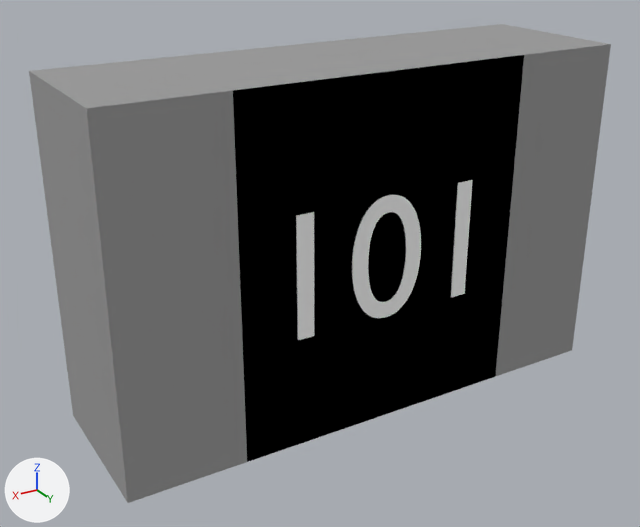
Before and after pictures for a commit that changed the Blender file Pcb/Resistors/Smd_0805/3D_View/390k_0805.blend.
Camera for both pictures: a camera (50 mm lens) standing at (0.695, 1.221, 0.501) and looking at (0.038, 0.126, -0.046). Lighting does not change. The marker at lower left points along +X, +Y and +Z.

Script lines for the objects in view, before the commit:
```python
me_shapeindexedfaceset = bpy.data.meshes.new('ShapeIndexedFaceSet')
me_shapeindexedfaceset.from_pydata(...)  # 17 vertices, 13 faces; spans x -0.415..0.415, y -0.27..0.27, z 0.0..0.25
me_shapeindexedfaceset.materials.append(mat_main_chassis)  # grey #9e9e9e
me_shapeindexedfaceset_002 = bpy.data.meshes.new('ShapeIndexedFaceSet.002')
me_shapeindexedfaceset_002.from_pydata([(0.0, 0.0, 0.0), (-0.235, -0.27, 0.25), (-0.235, 0.27, 0.25), (0.235, 0.27, 0.25), (0.235, -0.27, 0.25)], [], [(1, 4, 3, 2)])
me_shapeindexedfaceset_002.materials.append(mat_middle)  # black #000000
txt_text = bpy.data.curves.new('Text', 'FONT')
txt_text.body = '101'
txt_text.materials.append(mat_text)  # white #ffffff
txt_text.extrude = 0.007
ob_shapeindexedfaceset_001 = bpy.data.objects.new('ShapeIndexedFaceSet.001', me_shapeindexedfaceset_002)
ob_shapeindexedfaceset_001.location = (0.0, 0.0, 0.0)
ob_shapeindexedfaceset_001.rotation_euler = (1.571, 0.0, 3.142)  # degrees (90, 0, 180)
ob_shapeindexedfaceset_002 = bpy.data.objects.new('ShapeIndexedFaceSet.002', me_shapeindexedfaceset)
ob_shapeindexedfaceset_002.location = (0.0, 0.0, 0.0)
ob_shapeindexedfaceset_002.rotation_euler = (1.571, 0.0, 3.142)  # degrees (90, 0, 180)
ob_text = bpy.data.objects.new('Text', txt_text)
ob_text.location = (0.205, 0.25, -0.094)
ob_text.rotation_euler = (1.571, 0.0, 3.142)  # degrees (90, 0, 180)
ob_text.scale = (0.274, 0.274, 0.274)
```
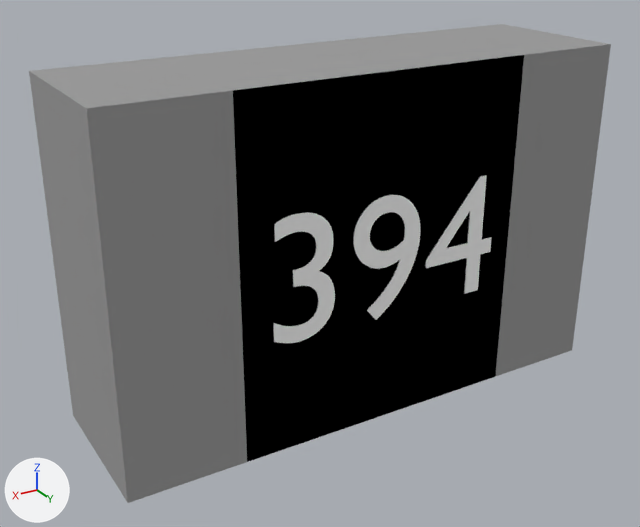
Pixel boxes (x1, y1, x2, y2) of what changed, in the pictures (640 x 527 px):
'Text', text changed: before (296, 180, 473, 340); after (273, 175, 491, 343)

The change, as a diff of the scene's bpy script:
```diff
--- a/Pcb/Resistors/Smd_0805/3D_View/390k_0805.blend.py
+++ b/Pcb/Resistors/Smd_0805/3D_View/390k_0805.blend.py
@@ txt_text @@
 txt_text = bpy.data.curves.new('Text', 'FONT')
-txt_text.body = '101'
+txt_text.body = '394'
 txt_text.materials.append(mat_text)
```
